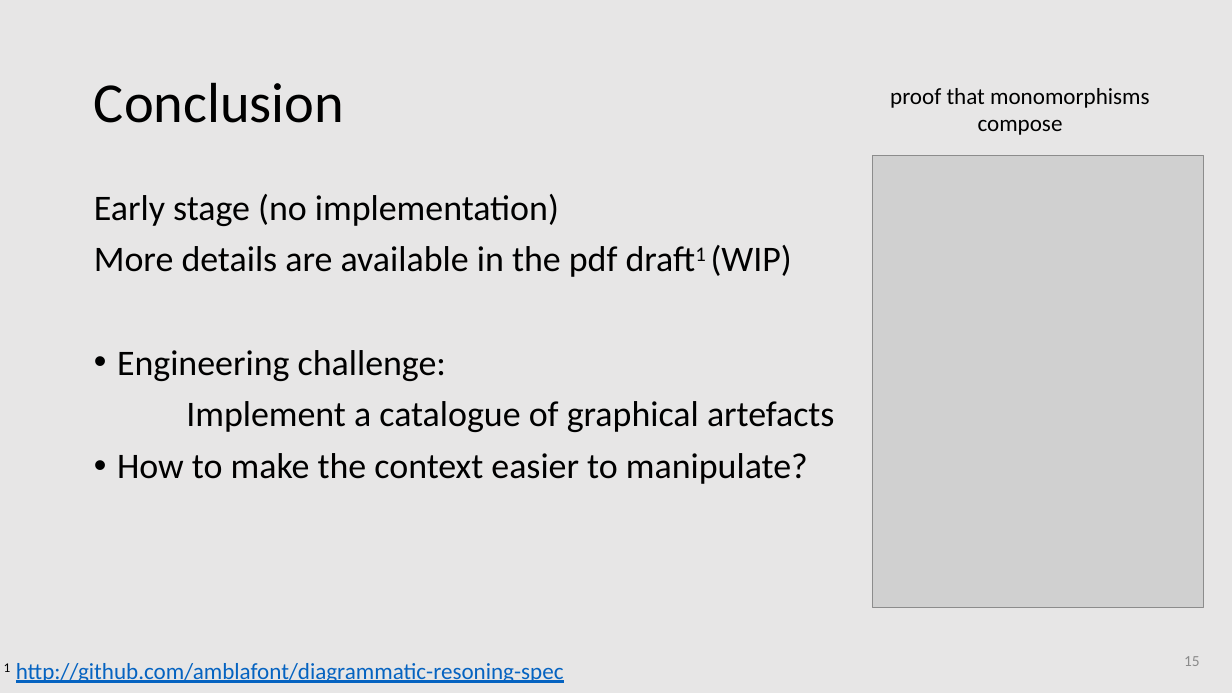
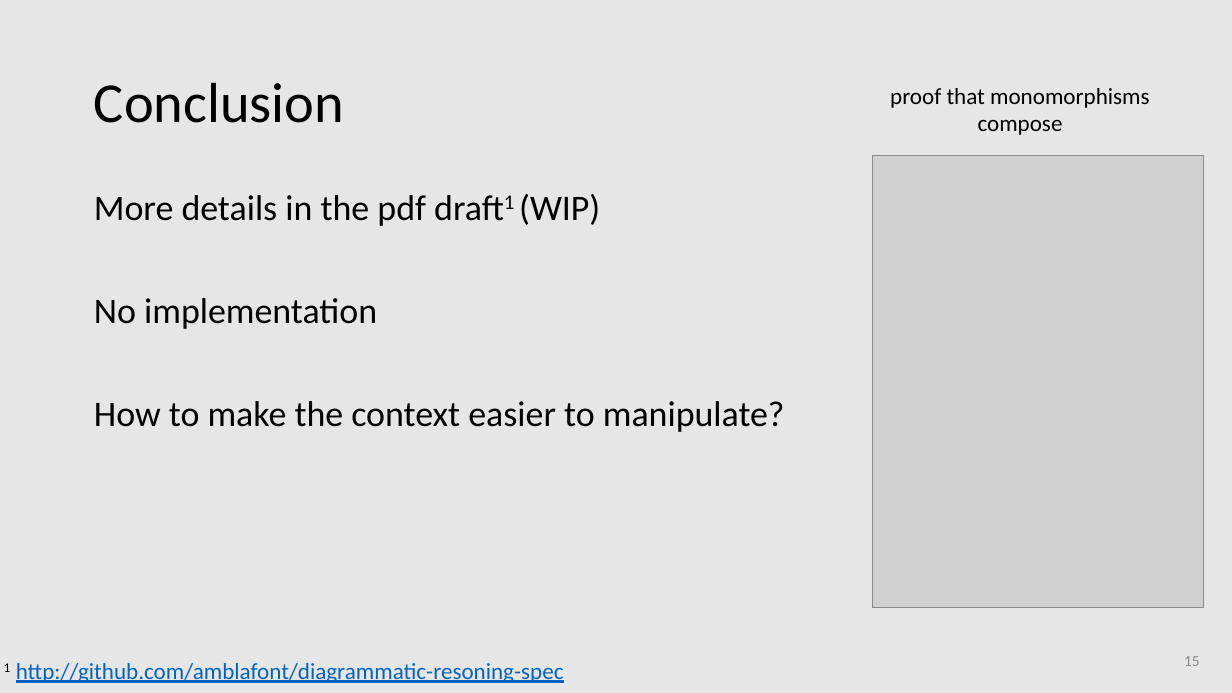
Before and after one commit to amblafont/slides, a slide deck: slide 15 of diagrammatic-reasoning/2024-november-coreact.pptx. Drawn at 1232x693 pixels with LibreOffice and Linux fonts; fonts in the diff are those of the drawing; grey boxes stand for pictures. Boxes give left, top, right and bottom in pixels: in the first picture for what was removed or moved away, otherwise in the second. Text is boxed around its words. In the diff, an @@ line names an element or a change of style, - is before the commit and + after.

```diff
--- a/diagrammatic-reasoning/2024-november-coreact.pptx
+++ b/diagrammatic-reasoning/2024-november-coreact.pptx
@@ text at <box>94,194,600,329</box>: text changed @@
-Early stage (no implementation)
-More details are available in the pdf draft1 (WIP)
-• Engineering challenge:
-Implement a catalogue of graphical artefacts
+More details in the pdf draft1 (WIP)
+No implementation
@@ text at <box>94,401,785,432</box>: bullet • to none @@
```
Also in this commit, not shown: 5 other slides changed, 1 slide added.
